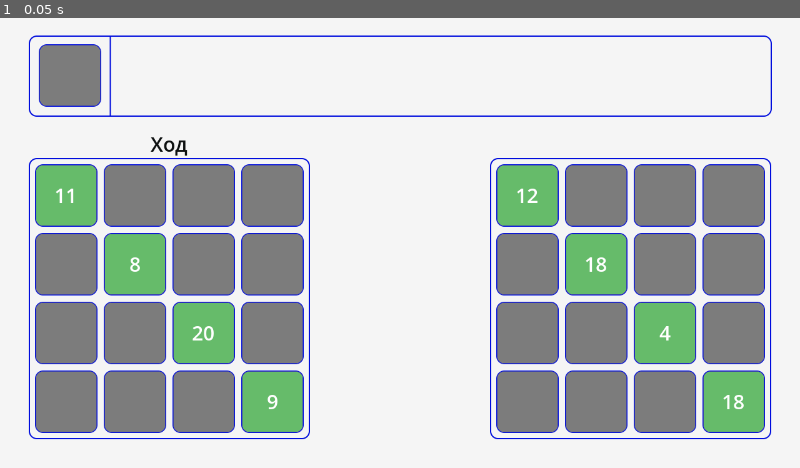
Above: before the commit, frame 1.
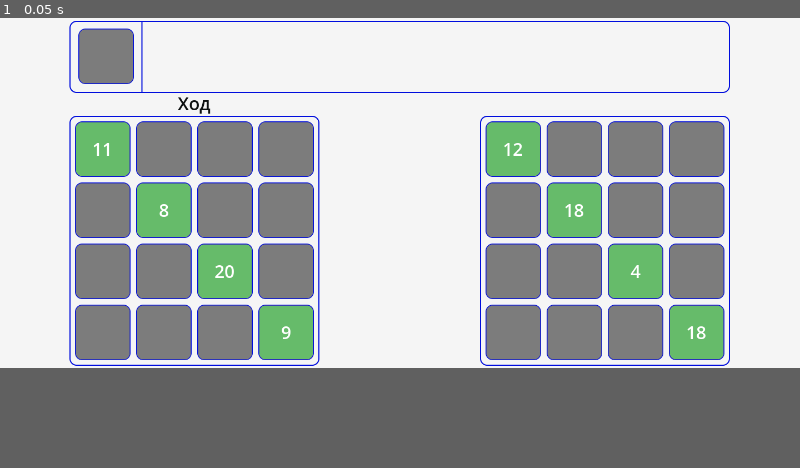
Above: after the commit, the same moment.

Repository: Rinkton/lucky-numbers-godot
Game: Godot game, scene res://game.tscn
Two runs of this game, one before a commit and one after it. Both use one fixed random seed, a clock stepped at 60 frames per second and the inputs below.
Inputs:
- Up to frame 1 (0.05 s): no input
In our replay, the window is 800x450 before the commit and 800x350 after it. These sizes can differ from the game's own. Grey fills any space a smaller window leaves; there, only what the larger window draws over its background counts as a difference.

The runs differ from the first frame. In frame 1, 39% of the frame differs, in the area x 3-97%, y 0-94%.

Commit message:
Adapted screen ratio and export

Diff:
--- a/lucky-numbers/game.tscn
+++ b/lucky-numbers/game.tscn
@@ -15,64 +15,48 @@
 grow_vertical = 2
 mouse_filter = 2
 script = ExtResource("1_ku7cq")
-metadata/_edit_lock_ = true
 
 [node name="Bg" type="ColorRect" parent="."]
 layout_mode = 0
-offset_right = 1280.0
-offset_bottom = 720.0
+offset_right = 1440.0
+offset_bottom = 630.0
 mouse_filter = 2
 color = Color(0.960784, 0.960784, 0.960784, 1)
 metadata/_edit_lock_ = true
 
 [node name="TextureRect" type="TextureRect" parent="."]
-layout_mode = 1
-anchors_preset = 5
-anchor_left = 0.5
-anchor_right = 0.5
-offset_left = -594.5
-offset_top = 28.0
-offset_right = 594.5
-offset_bottom = 158.0
-grow_horizontal = 2
+layout_mode = 0
+offset_left = 125.0
+offset_top = 5.0
+offset_right = 1314.0
+offset_bottom = 135.0
 mouse_filter = 2
 texture = ExtResource("1_1ggbm")
 
 [node name="Field" parent="." instance=ExtResource("2_l1u56")]
-layout_mode = 1
-anchors_preset = 2
-anchor_top = 1.0
-anchor_bottom = 1.0
-offset_left = 46.0
-offset_top = -496.0
-offset_right = 496.0
-offset_bottom = -46.0
-grow_vertical = 0
+layout_mode = 0
+offset_left = 125.0
+offset_top = 176.0
+offset_right = 575.0
+offset_bottom = 626.0
 
 [node name="Field2" parent="." instance=ExtResource("2_l1u56")]
-layout_mode = 1
-anchors_preset = 3
-anchor_left = 1.0
-anchor_top = 1.0
-anchor_right = 1.0
-anchor_bottom = 1.0
-offset_left = -496.0
-offset_top = -496.0
-offset_right = -46.0
-offset_bottom = -46.0
-grow_horizontal = 0
-grow_vertical = 0
+layout_mode = 0
+offset_left = 864.0
+offset_top = 176.0
+offset_right = 1314.0
+offset_bottom = 626.0
 
 [node name="CloverPile" parent="." instance=ExtResource("4_p2cst")]
 layout_mode = 0
-offset_left = 62.0
-offset_top = 42.0
-offset_right = 62.0
-offset_bottom = 42.0
+offset_left = 140.5
+offset_top = 19.0
+offset_right = 140.5
+offset_bottom = 19.0
 
 [node name="FaceUpPile" parent="." instance=ExtResource("5_whllf")]
 layout_mode = 0
-offset_left = 189.0
-offset_top = 43.0
-offset_right = 229.0
-offset_bottom = 83.0
+offset_left = 267.5
+offset_top = 20.0
+offset_right = 307.5
+offset_bottom = 60.0
--- a/lucky-numbers/project.godot
+++ b/lucky-numbers/project.godot
@@ -22,8 +22,8 @@
 
 [display]
 
-window/size/viewport_width=1280
-window/size/viewport_height=720
+window/size/viewport_width=1440
+window/size/viewport_height=630
 
 [gui]
 
@@ -32,3 +32,4 @@
 [rendering]
 
 renderer/rendering_method="mobile"
+textures/vram_compression/import_etc2_astc=true
Not shown, added: lucky-numbers/export_presets.cfg
